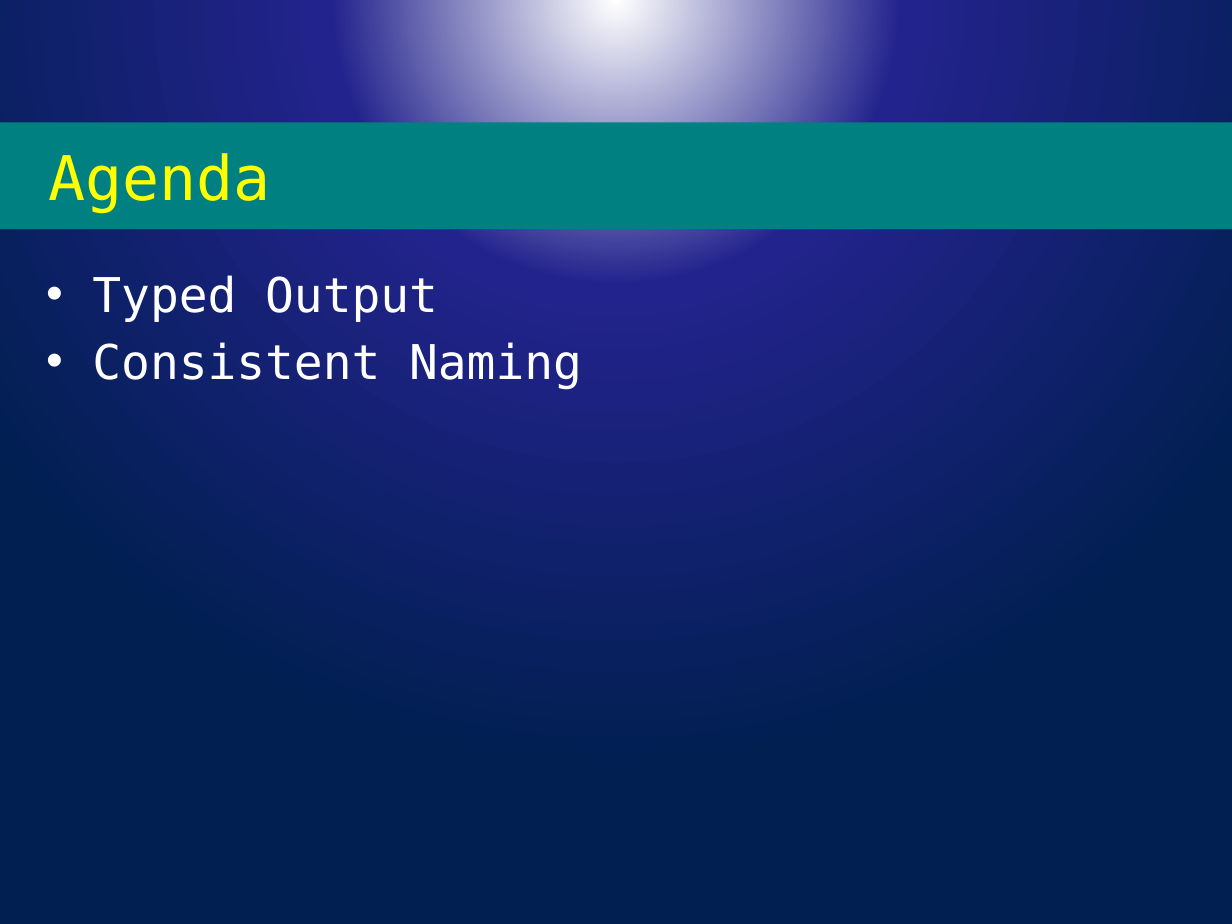
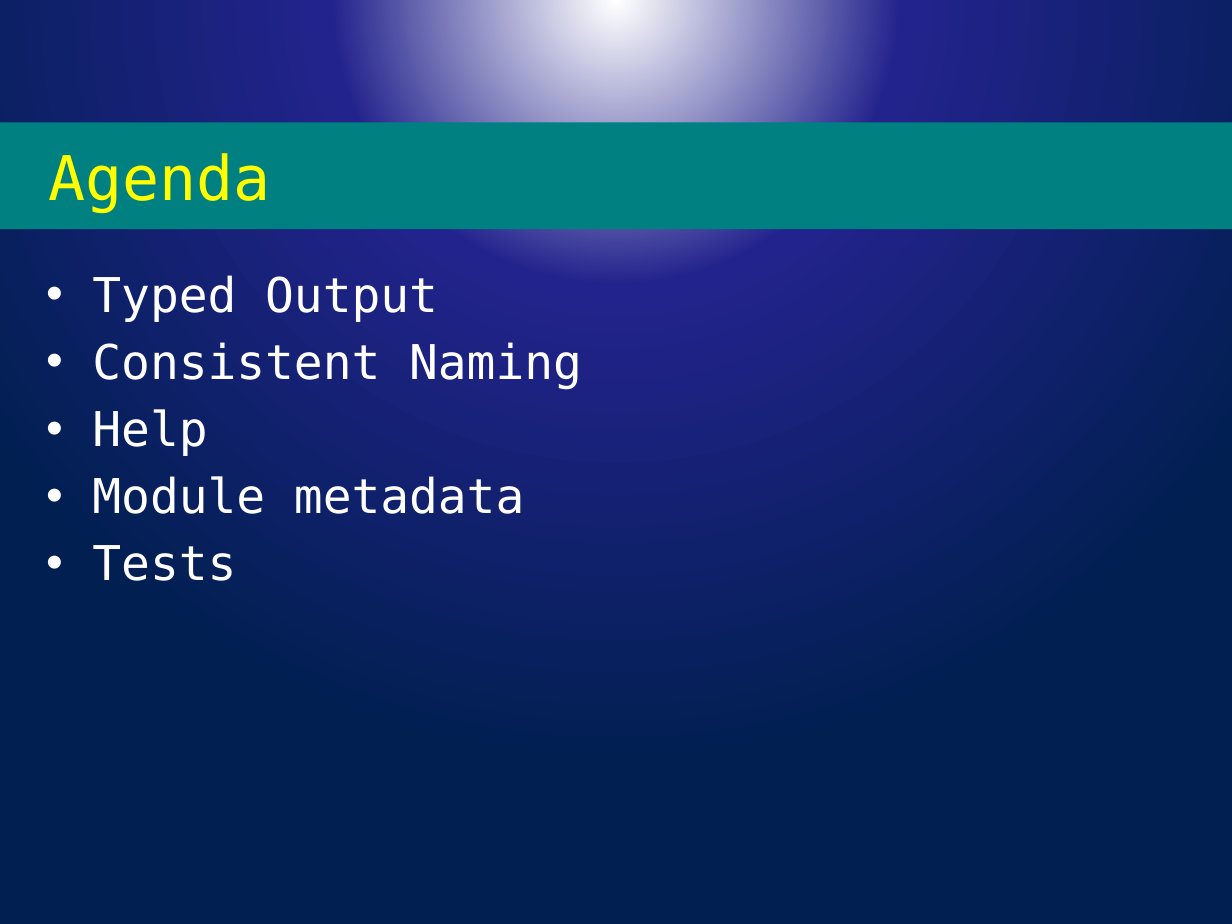
Before and after one commit to powercode/PSConfEU, a slide deck: slide 2 of PSCONFEU_Modules2017.pptx. Drawn at 1232x924 pixels with LibreOffice and Linux fonts; fonts in the diff are those of the drawing; background and template pictures are left out. Boxes give left, top, right and bottom in pixels: in the first picture for what was removed or moved away, otherwise in the second. Text is boxed around its words. In the diff, an @@ line names an element or a change of style, - is before the commit and + after.

```diff
--- a/PSCONFEU_Modules2017.pptx
+++ b/PSCONFEU_Modules2017.pptx
@@ text at bbox=[92, 409, 524, 581]: paragraphs added @@
+• Help
+• Module metadata
+• Tests
```
Also in this commit, not shown: 1 other slide changed, 2 slides added, 1 other file.
